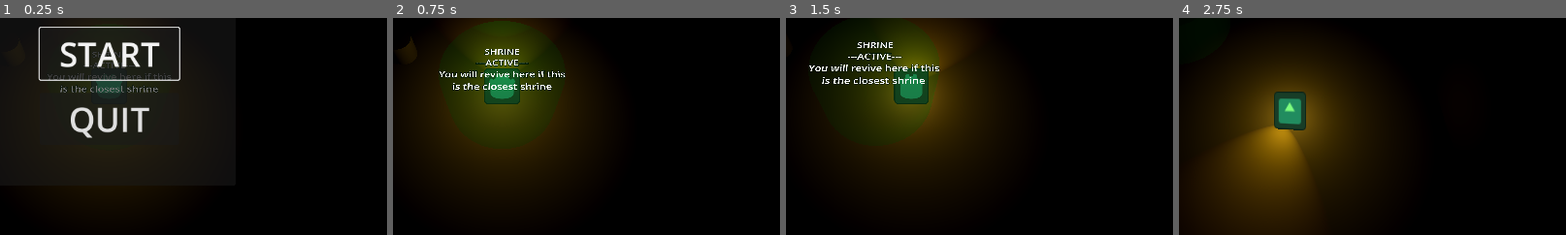
Above: before the commit, frames 1-4 (left to right).
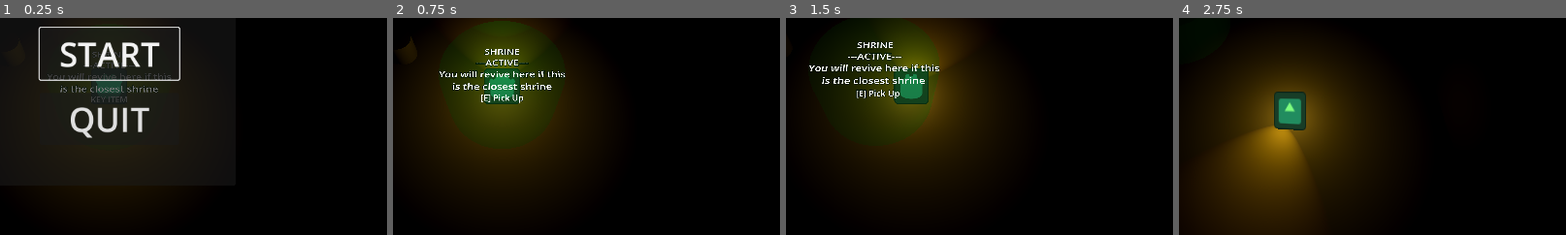
Above: after the commit, the same moments.

Repository: Rusty-Rat-Studios/dead-living-and-dying
Game: Godot game, scene res://game.tscn
Same seed, same stepped clock (60 frames per second), same inputs: the game is played once before the commit and once after it. The engine's default icon, where the game draws it, is replaced by a stand-in: a white triangle on a blue panel in a dark square.
Inputs (mouse positions are % of the whole screen's width and height, from its top left):
- Up to frame 1 (0.25 s): no input
- Up to frame 2 (0.75 s): click "START" at 0.5 s
- Up to frame 3 (1.5 s): tap Enter at 1.25 s; move the mouse to (72, 45) at 1.27 s; hold Right (ui_right) from 1.28 s (still down); tap E (interact) at 1.35 s
- Up to frame 4 (2.75 s): tap Keypad Enter (ui_accept) at 1.52, 2.27 s; move the mouse to (30, 55) at 2.02 s; release Right (ui_right) at 2.03 s; hold Down (ui_down) from 2.03 s (still down); click (30, 55) at 2.1 s
The pictures show only the part of the screen within x 36-86%, y 34-84%; the shares and areas given below are measured in that part.

The runs differ from the first frame. In frame 1, less than 0.1% of the frame differs, in the area x 23-33%, y 36-39%; in frame 2, 0.2%; in frame 3, 0.2%, in the area x 18-30%, y 33-38%; in frame 4, nothing differs.

Commit message:
Add reset function and move files

Diff:
--- a/game.tscn
+++ b/game.tscn
@@ -12,7 +12,7 @@
 [ext_resource type="PackedScene" uid="uid://web8bdry114l" path="res://map/shrine.tscn" id="11_6msjq"]
 [ext_resource type="PackedScene" uid="uid://cexvn2mosncly" path="res://map/basic_room/wall_with_door.tscn" id="11_odxui"]
 [ext_resource type="PackedScene" uid="uid://bson3umirpot2" path="res://map/basic_room/wall_without_door.tscn" id="12_5tnol"]
-[ext_resource type="PackedScene" uid="uid://bwfxerrhc458i" path="res://items/key_item.tscn" id="12_tee81"]
+[ext_resource type="PackedScene" uid="uid://bwfkis8dga70e" path="res://items/key_item/key_item_world.tscn" id="12_tee81"]
 [ext_resource type="PackedScene" uid="uid://c75eretp0162f" path="res://items/item.tscn" id="13_7hjh7"]
 [ext_resource type="PackedScene" uid="uid://bcep1wbs2caas" path="res://possessable/possessable.tscn" id="13_66ase"]
 [ext_resource type="PackedScene" uid="uid://dic5onsop66y4" path="res://ui/game_menu.tscn" id="13_owhbc"]
@@ -75,9 +75,6 @@
 [node name="Shrine2" parent="WorldGrid/RoomBottom" instance=ExtResource("11_6msjq")]
 transform = Transform3D(1, 0, 0, 0, 1, 0, 0, 0, 1, 0, 1, -6)
 
-[node name="KeyItem" parent="WorldGrid/RoomBottom" instance=ExtResource("12_tee81")]
-transform = Transform3D(1, 0, 0, 0, 1, 0, 0, 0, 1, 4, 0.5, 0)
-
 [node name="Item" parent="WorldGrid/RoomBottom" instance=ExtResource("13_7hjh7")]
 transform = Transform3D(1, 0, 0, 0, 1, 0, 0, 0, 1, -4, 0.5, -2)
 
@@ -87,6 +84,8 @@
 [node name="WallPainting2" parent="WorldGrid/RoomBottom" instance=ExtResource("14_4x2p3")]
 transform = Transform3D(1, 0, 0, 0, 1, 0, 0, 0, 1, -2, 1.5, -9.85)
 
+[node name="KeyItem" parent="WorldGrid/RoomBottom" instance=ExtResource("12_tee81")]
+
 [node name="RoomCenter" type="Node3D" parent="WorldGrid"]
 transform = Transform3D(1, 0, 0, 0, 1, 0, 0, 0, 1, 0, 0, -20)
 script = ExtResource("10_uwref")
--- a/items/item_world.gd
+++ b/items/item_world.gd
@@ -11,12 +11,14 @@
 	$PlayerDetector.body_entered.connect(_on_body_entered)
 	$PlayerDetector.body_exited.connect(_on_body_exited)
 	$Interactable.input_detected.connect(_on_interaction)
+	reset()
 
+
+func reset() -> void:
 	$Interactable.inputs = ["interact"]
 	$Interactable.hide_message()
 	$Interactable.enabled = false
 	global_position = starting_position
-	visible = true
 
 
 func pick_up() -> void:
--- a/items/key_item.tscn
+++ /dev/null
@@ -1,5 +0,0 @@
-[gd_scene load_steps=2 format=3 uid="uid://bwfkis8dga70e"]
-
-[ext_resource type="PackedScene" uid="uid://bslonn3bn1m6s" path="res://items/item_world.tscn" id="1_sw4je"]
-
-[node name="KeyItem" instance=ExtResource("1_sw4je")]
--- a/items/key_item.gd
+++ b/items/key_item/key_item.gd
@@ -1,4 +1,4 @@
-extends Item
+extends ItemWorld
 
 
 # TODO: update and apply to relevant value
@@ -11,10 +11,6 @@
 # TODO: Later move the following code from base Item class
 # to here -> only required for key item
 #@onready var starting_room: Room = get_parent()
-
-
-func _ready() -> void:
-	super()
 
 
 func _process(_delta: float) -> void:
--- /dev/null
+++ b/items/key_item/key_item_inventory.tscn
@@ -0,0 +1,5 @@
+[gd_scene load_steps=2 format=3 uid="uid://cheip1i5rwy8k"]
+
+[ext_resource type="PackedScene" uid="uid://emms6seth0ys" path="res://items/item_inventory.tscn" id="1_px8ys"]
+
+[node name="KeyItemInventory" instance=ExtResource("1_px8ys")]
--- /dev/null
+++ b/items/key_item/key_item_world.tscn
@@ -0,0 +1,7 @@
+[gd_scene load_steps=3 format=3 uid="uid://bwfkis8dga70e"]
+
+[ext_resource type="PackedScene" uid="uid://bslonn3bn1m6s" path="res://items/item_world.tscn" id="1_sw4je"]
+[ext_resource type="Script" path="res://items/key_item/key_item.gd" id="2_knh6c"]
+
+[node name="KeyItemWorld" instance=ExtResource("1_sw4je")]
+script = ExtResource("2_knh6c")
Not shown: 1 places in items/defense_item_inventory.tscn that only renumber resources
